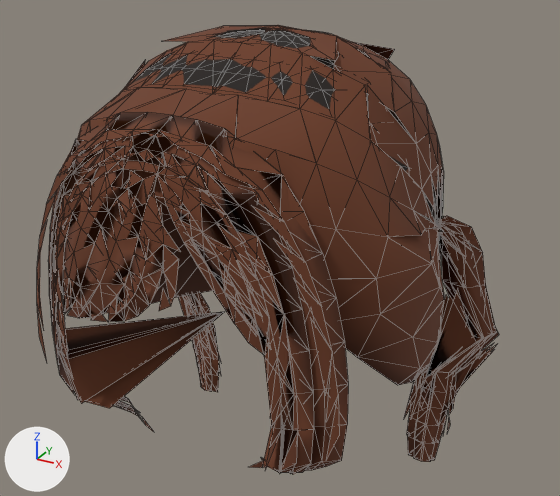
The glTF model art/characters/hair/full/hair_long_pigtails.glb: old version first, new version second.
Rendered twice from a 50 mm lens placed at (0.484, -0.861, 1.139), pointed at (-0.001, 0.021, 0.698). The lights are fixed; the arrows at lower left show +X, +Y and +Z. The first picture is the older version. Mesh edges are drawn as thin lines. Vertices at exactly the same position are counted once.

The first picture shows 'hair_long_pigtails'.
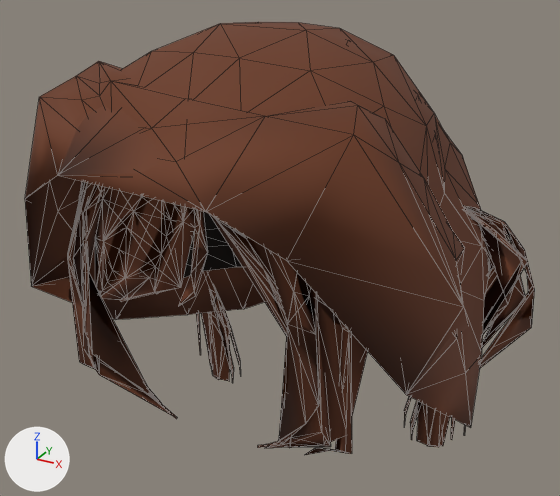
Changed parts and their boxes (x1, y1, x2, y2) in the pictures (560 x 496 px):
'hair_long_pigtails', reshaped (10% wider): before (37, 25, 499, 474); after (25, 22, 534, 455)
part 1 of me_hair_long_pigtails, rebuilt: before (48, 112, 348, 474); after (73, 181, 368, 448)
part 2 of me_hair_long_pigtails, rebuilt (27% wider, 13% taller): before (77, 25, 444, 385); after (25, 22, 490, 428)
part 3 of me_hair_long_pigtails, rebuilt (12% shorter): before (407, 216, 496, 461); after (410, 225, 498, 440)
part 4 of me_hair_long_pigtails, rebuilt: before (185, 293, 221, 392); after (205, 271, 234, 383)
part 5 of me_hair_long_pigtails, rebuilt (23% wider): before (414, 223, 492, 462); after (426, 212, 522, 447)
part 6 of me_hair_long_pigtails, rebuilt: before (178, 296, 212, 392); after (202, 312, 223, 380)
part 7 of me_hair_long_pigtails, rebuilt (not visible before): after (201, 311, 230, 381)
part 8 of me_hair_long_pigtails, deleted: before (37, 129, 499, 468)
part 9 of me_hair_long_pigtails, built on: before (132, 28, 439, 230); after (67, 182, 534, 455)

What the commit changed:
me_hair_long_pigtails is used by ob_hair_long_pigtails; location (0.0, 0.0, 0.0).
me_hair_long_pigtails had 1469 vertices, 1735 faces and spanned x -0.293..0.295, y -0.292..0.193, z 0.345..1.006.
me_hair_long_pigtails now has 904 vertices, 1750 faces and spans x -0.325..0.325, y -0.314..0.334, z 0.342..1.007.
me_hair_long_pigtails part 1: the loose piece of 470 vertices spanning x -0.209..0.215, y -0.292..-0.044, z 0.503..0.941 is rebuilt with 178 vertices and now spans x -0.214..0.215, y -0.233..-0.133, z 0.499..0.93.
me_hair_long_pigtails part 2: the loose piece of 357 vertices spanning x -0.259..0.264, y -0.264..0.193, z 0.564..1.006 is rebuilt with 233 vertices and now spans x -0.301..0.299, y -0.314..0.334, z 0.478..1.007.
me_hair_long_pigtails part 3: the loose piece of 55 vertices spanning x 0.175..0.292, y 0.035..0.126, z 0.345..0.784 is rebuilt with 20 vertices and now spans x 0.168..0.286, y 0.079..0.16, z 0.342..0.773.
me_hair_long_pigtails part 4: the loose piece of 55 vertices spanning x -0.291..-0.171, y 0.036..0.128, z 0.345..0.785 is rebuilt with 20 vertices and now spans x -0.286..-0.167, y 0.08..0.161, z 0.342..0.774.
me_hair_long_pigtails part 5: the loose piece of 52 vertices spanning x 0.19..0.288, y 0.036..0.117, z 0.345..0.778 is rebuilt with 18 vertices and now spans x 0.191..0.307, y 0.081..0.165, z 0.342..0.776.
me_hair_long_pigtails part 6: the loose piece of 52 vertices spanning x -0.286..-0.186, y 0.037..0.118, z 0.345..0.778 is rebuilt with 18 vertices and now spans x -0.307..-0.19, y 0.081..0.166, z 0.342..0.776.
me_hair_long_pigtails part 7: the loose piece of 50 vertices spanning x -0.286..-0.186, y 0.05..0.134, z 0.345..0.778 is rebuilt with 20 vertices and now spans x -0.314..-0.176, y 0.084..0.181, z 0.342..0.778.
me_hair_long_pigtails part 8: 15 loose pieces with 159 vertices, spanning x -0.293..0.295, y -0.29..0.132, z 0.389..0.933, are deleted.
me_hair_long_pigtails part 9: 168 vertices removed from x -0.217..0.217, y -0.135..0.186, z 0.64..1.002; 378 vertices added at x -0.325..0.325, y -0.2..0.2, z 0.342..1.001.
Other edits to the shape of me_hair_long_pigtails do not show in these pictures.
